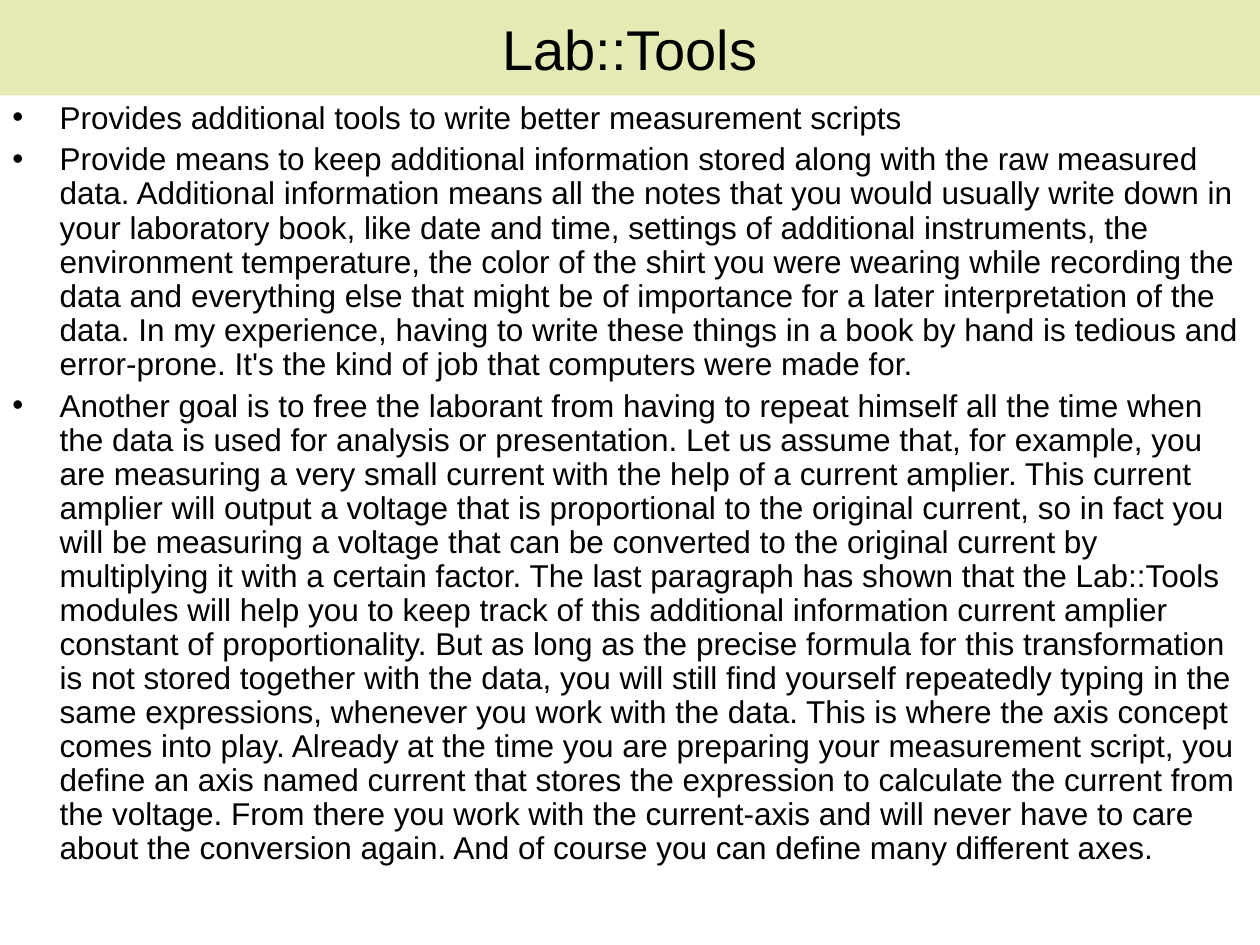
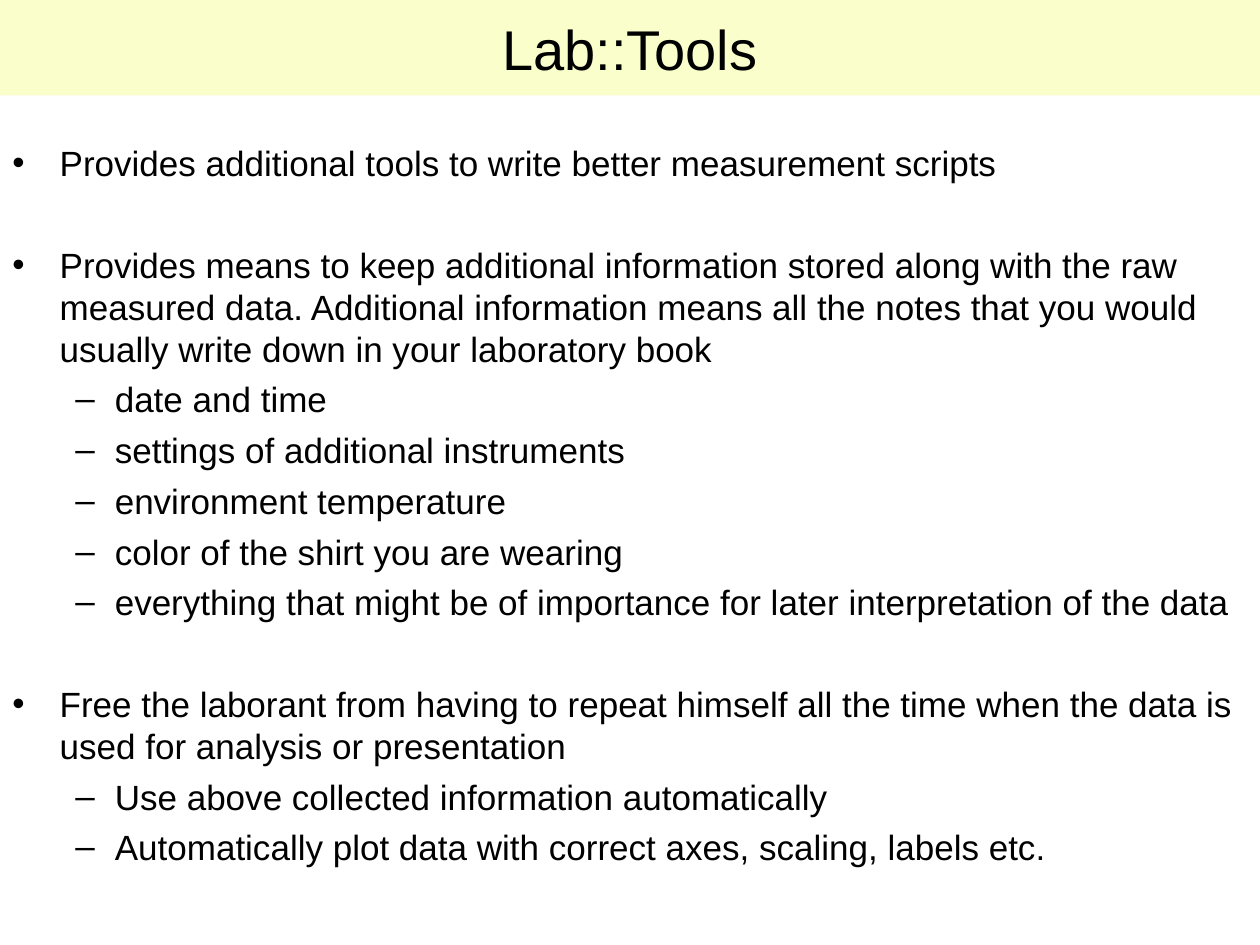
Before and after one commit to lab-measurement/Lab-Measurement, a slide deck: slide 7 of VISA/Tutorial/Talk/Lab-VISA.ppt. Drawn at 1260x945 pixels with LibreOffice and Linux fonts; fonts in the diff are those of the drawing. Boxes give left, top, right and bottom in pixels: in the first picture for what was removed or moved away, otherwise in the second. Text is boxed around its words. In the diff, an @@ line names an element or a change of style, - is before the commit and + after.

```diff
--- a/VISA/Tutorial/Talk/Lab-VISA.ppt
+++ b/VISA/Tutorial/Talk/Lab-VISA.ppt
@@ title "Lab::Tools" at bbox=[0, 0, 1260, 96]: fill #E5EAB4 to #F9FECA @@
@@ text "Provides additional tools to write ...": place and size @@
-text "Provides additional tools to write ..." at bbox=[60, 106, 1238, 865]
+text "Provides additional tools to write ..." at bbox=[60, 150, 1231, 867]
@@ text at bbox=[60, 150, 996, 183]: size 18 to 20 pt in "Provides additional tools to write better measurement ..."; line spacing 0.9 to 1 @@
@@ text at bbox=[60, 252, 1231, 867]: text changed; size 18 to 20 pt @@
-• Provide means to keep additional information stored along with the raw measured data. Additional information means all the notes that you would usually write down in your laboratory book, like date and time, settings of additional instruments, the environment temperature, the color of the shirt you were wearing while recording the data and everything else that might be of importance for a later interpretation of the data. In my experience, having to write these things in a book by hand is tedious and error-prone. It's the kind of job that computers were made for.
-• Another goal is to free the laborant from having to repeat himself all the time when the data is used for analysis or presentation. Let us assume that, for example, you are measuring a very small current with the help of a current amplier. This current amplier will output a voltage that is proportional to the original current, so in fact you will be measuring a voltage that can be converted to the original current by multiplying it with a certain factor. The last paragraph has shown that the Lab::Tools modules will help you to keep track of this additional information current amplier constant of proportionality. But as long as the precise formula for this transformation is not stored together with the data, you will still find yourself repeatedly typing in the same expressions, whenever you work with the data. This is where the axis concept comes into play. Already at the time you are preparing your measurement script, you define an axis named current that stores the expression to calculate the current from the voltage. From there you work with the current-axis and will never have to care about the conversion again. And of course you can define many different axes.
+• Provides means to keep additional information stored along with the raw measured data. Additional information means all the notes that you would usually write down in your laboratory book
+  – date and time
+  – settings of additional instruments
+  – environment temperature
+  – color of the shirt you are wearing
+  – everything that might be of importance for later interpretation of the data
+• Free the laborant from having to repeat himself all the time when the data is used for analysis or presentation
+  – Use above collected information automatically
+  – Automatically plot data with correct axes, scaling, labels etc.
```
Also in this commit, not shown: 7 other slides changed, 1 other file.
